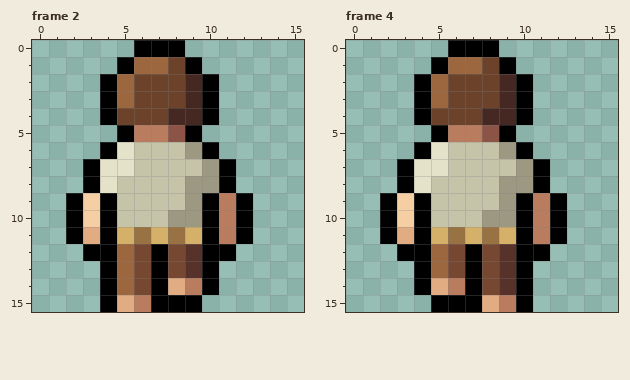
Pixel-art file: resources/gfx/entities/entities.protagonist/human/Human-Up.aseprite. Above is the file before it was changed.
16x16 pixels, 4 frames. Colours within 5 levels of each other are drawn and written as one. Shown: frame 2, frame 4.
The same view after the edit:
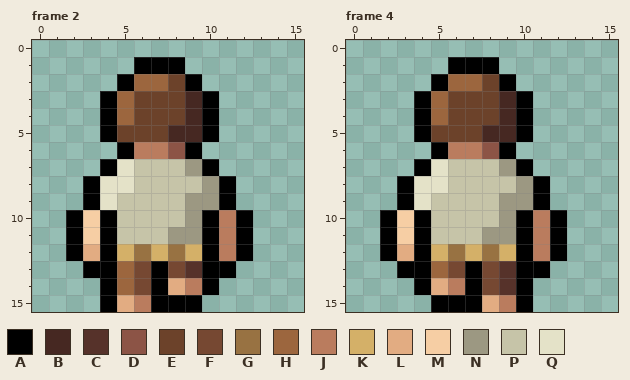
Palette (. is transparent): A #000000  B #462822  C #56322a  D #8c5446  E #6c422a  F #764832  G #987242  H #9c663e  J #ba7c5e  K #d4b068  L #e2ac82  M #f6cea4  N #9c9882  P #c6c4a8  Q #e4e2c8
Changes in this commit:
{"where": "frame 2, layer \"Default Man\""}
{"frame":2,"y":0,"x":6,"old":"AAA","new":"..."}
{"frame":2,"y":1,"x":5,"old":"AHHEA","new":".AAA."}
{"frame":2,"y":2,"x":4,"old":"AHEE","new":".AHH"}
{"frame":2,"y":2,"x":9,"old":"BA","new":"A."}
{"frame":2,"y":4,"x":5,"old":"E","new":"H"}
{"frame":2,"y":4,"x":8,"old":"B","new":"E"}
{"frame":2,"y":5,"x":4,"old":".AJJDA.","new":"AEEEBBA"}
{"frame":2,"y":6,"x":4,"old":"AQPPPNA","new":".AJJDA."}
{"frame":2,"y":7,"x":3,"old":"AQ","new":".A"}
{"frame":2,"y":7,"x":9,"old":"PNA","new":"NA."}
{"frame":2,"y":8,"x":5,"old":"P","new":"Q"}
{"frame":2,"y":8,"x":9,"old":"N","new":"P"}
{"frame":2,"y":9,"x":2,"old":"AMA","new":".AQ"}
{"frame":2,"y":9,"x":10,"old":"AJA","new":"NA."}
{"frame":2,"y":10,"x":8,"old":"N","new":"P"}
{"frame":2,"y":11,"x":3,"old":"L","new":"M"}
{"frame":2,"y":11,"x":5,"old":"KGKGK","new":"PPPNN"}
{"frame":2,"y":12,"x":2,"old":".A","new":"AL"}
{"frame":2,"y":12,"x":5,"old":"HFAFC","new":"KGKGK"}
{"frame":2,"y":12,"x":11,"old":"A.","new":"JA"}
{"frame":2,"y":13,"x":3,"old":".","new":"A"}
{"frame":2,"y":13,"x":11,"old":".","new":"A"}
{"where": "frame 4, layer \"Default Man\""}
{"frame":4,"y":0,"x":6,"old":"AAA","new":"..."}
{"frame":4,"y":1,"x":5,"old":"AHHEA","new":".AAA."}
{"frame":4,"y":2,"x":4,"old":"AHEE","new":".AHH"}
{"frame":4,"y":2,"x":9,"old":"BA","new":"A."}
{"frame":4,"y":4,"x":5,"old":"E","new":"H"}
{"frame":4,"y":4,"x":8,"old":"B","new":"E"}
{"frame":4,"y":5,"x":4,"old":".AJJDA.","new":"AEEEBBA"}
{"frame":4,"y":6,"x":4,"old":"AQPPPNA","new":".AJJDA."}
{"frame":4,"y":7,"x":3,"old":"AQ","new":".A"}
{"frame":4,"y":7,"x":9,"old":"PNA","new":"NA."}
{"frame":4,"y":8,"x":5,"old":"P","new":"Q"}
{"frame":4,"y":8,"x":9,"old":"N","new":"P"}
{"frame":4,"y":9,"x":2,"old":"AMA","new":".AQ"}
{"frame":4,"y":9,"x":10,"old":"AJA","new":"NA."}
{"frame":4,"y":10,"x":8,"old":"N","new":"P"}
{"frame":4,"y":11,"x":3,"old":"L","new":"M"}
{"frame":4,"y":11,"x":5,"old":"KGKGK","new":"PPPNN"}
{"frame":4,"y":12,"x":2,"old":".A","new":"AL"}
{"frame":4,"y":12,"x":5,"old":"HFAFC","new":"KGKGK"}
{"frame":4,"y":12,"x":11,"old":"A.","new":"JA"}
{"frame":4,"y":13,"x":3,"old":".","new":"A"}
{"frame":4,"y":13,"x":11,"old":".","new":"A"}
